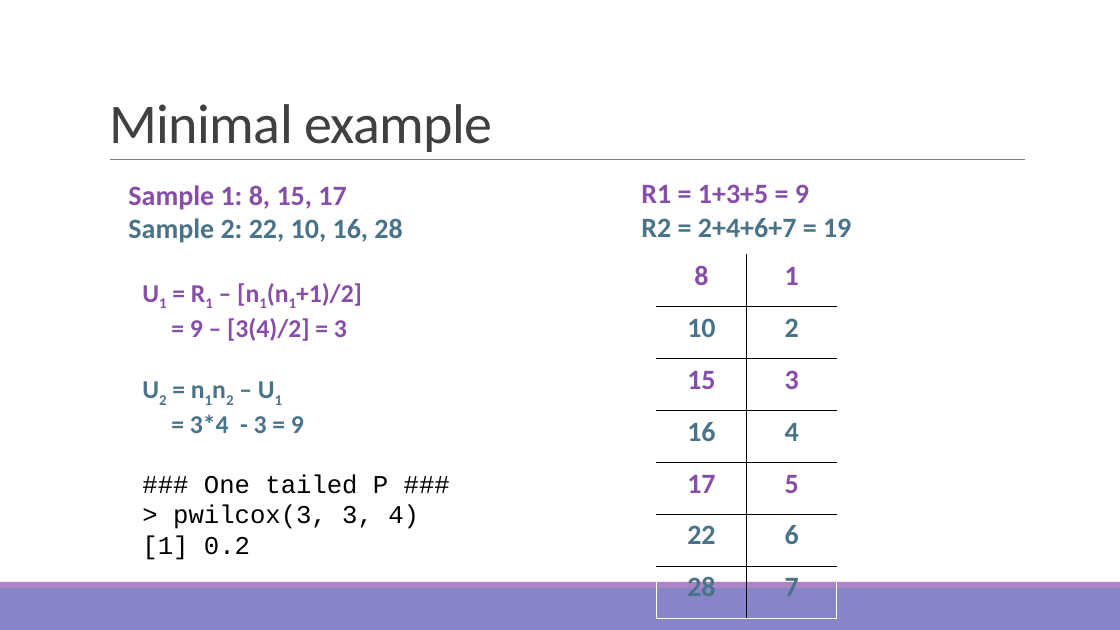
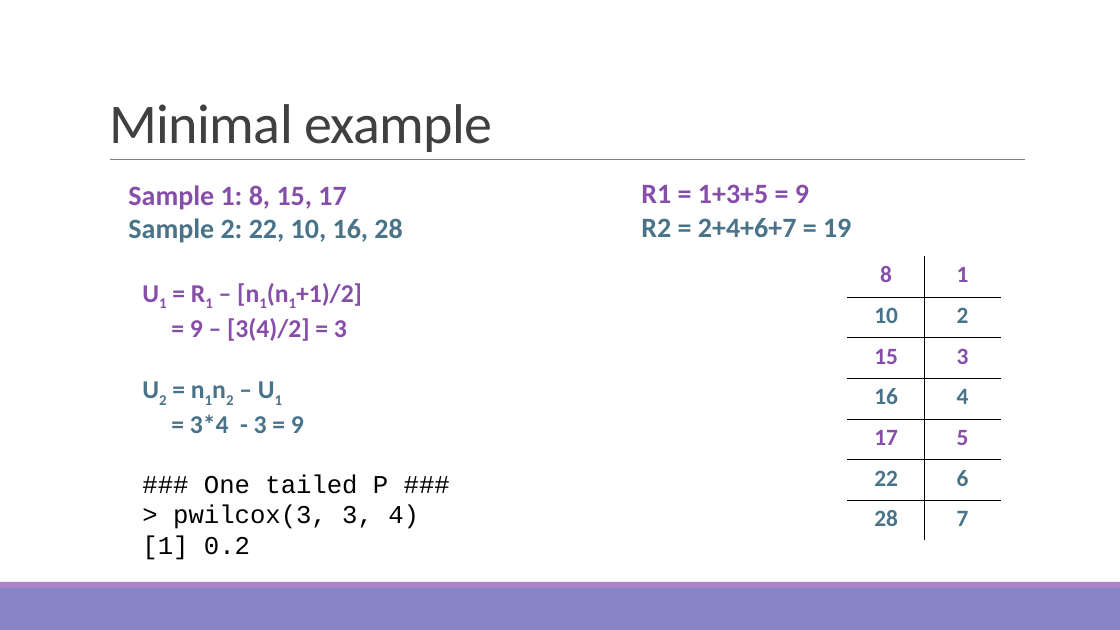
Before and after one commit to sjspielman/bio5312_fall2017, a slide deck: slide 22 of slides/day7_nonparametric_tidyr.pptx (slide 21 before the commit). Drawn at 1120x630 pixels with LibreOffice and Linux fonts; fonts in the diff are those of the drawing. Boxes give left, top, right and bottom in pixels: in the first picture for what was removed or moved away, otherwise in the second. Text is boxed around its words. In the diff, an @@ line names an element or a change of style, - is before the commit and + after.

```diff
--- a/slides/day7_nonparametric_tidyr.pptx
+++ b/slides/day7_nonparametric_tidyr.pptx
@@ table at [848,256,1001,541] @@
@@ size 24 to 20 pt @@
@@ table: place and size @@
-table at [656,255,838,618]
+table at [848,256,1001,541]
```
Also in this commit, not shown: 9 other slides changed, 5 slides added, 1 slide removed, 1 other file.
